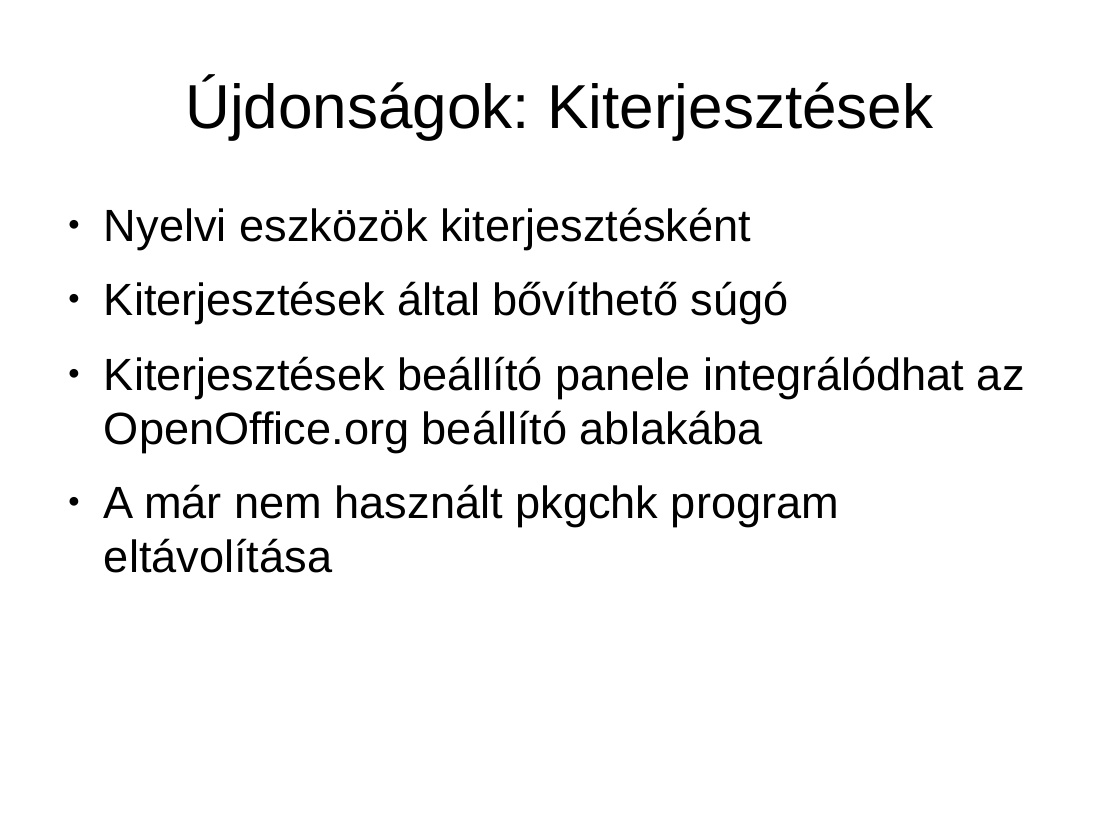
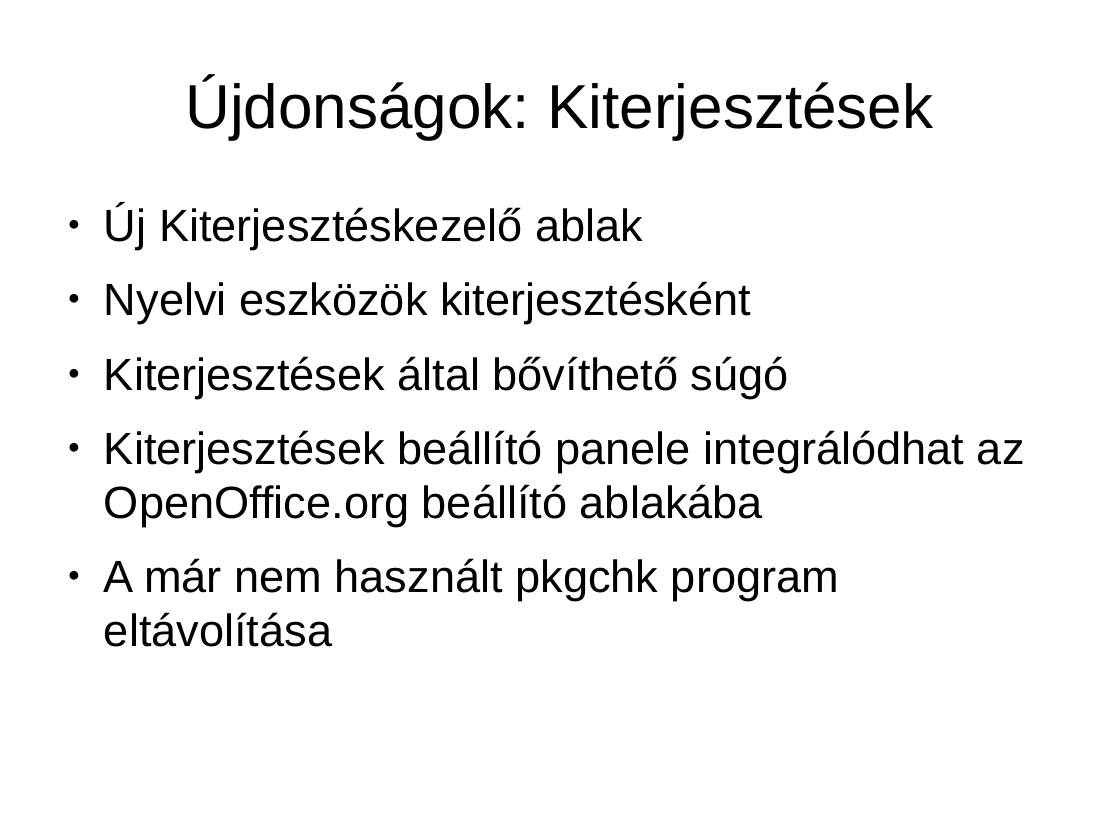
Before and after one commit to KAMI911/oxygenoffice, a slide deck: slide 15 of documents/marketing/hu/OpenOffice.org3_ujdonsagai.odp (slide 10 before the commit). Drawn at 1120x840 pixels with LibreOffice and Linux fonts; fonts in the diff are those of the drawing. Boxes give left, top, right and bottom in pixels: in the first picture for what was removed or moved away, otherwise in the second. Text is boxed around its words. In the diff, an @@ line names an element or a change of style, - is before the commit and + after.

```diff
--- a/documents/marketing/hu/OpenOffice.org3_ujdonsagai.odp
+++ b/documents/marketing/hu/OpenOffice.org3_ujdonsagai.odp
@@ text at [104,206,643,250]: paragraph added @@
+● Új Kiterjesztéskezelő ablak
```
Also in this commit, not shown: 13 other slides changed, 14 slides added, 2 slides removed.
